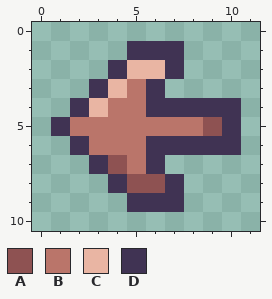
Pixel-art sprite -- Art/GUI/arrow_left_hover.png. Above, as it was before the edit.
The file is 12x11 pixels.
Palette (. is transparent): A #8e5252  B #ba756a  C #e9b5a3  D #403353
Pixels before, first column x 1:
 1 ....DDD...
 2 ...DCCD...
 3 ..DCBD....
 4 .DCBBDDDDD
 5 DBBBBBBBAD
 6 .DBBBDDDDD
 7 ..DABD....
 8 ...DAAD...
 9 ....DDD...
And afterwards:
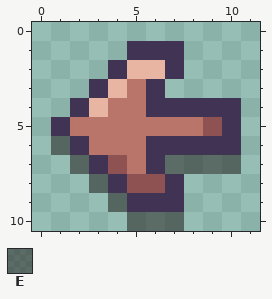
Colours new in this view: E #221c1a82
Changes in this commit:
{"y":6,"x":1,"old":".","new":"E"}
{"y":7,"x":2,"old":".","new":"E"}
{"y":7,"x":7,"old":"....","new":"EEEE"}
{"y":8,"x":3,"old":".","new":"E"}
{"y":9,"x":4,"old":".","new":"E"}
{"y":10,"x":5,"old":"...","new":"EEE"}
